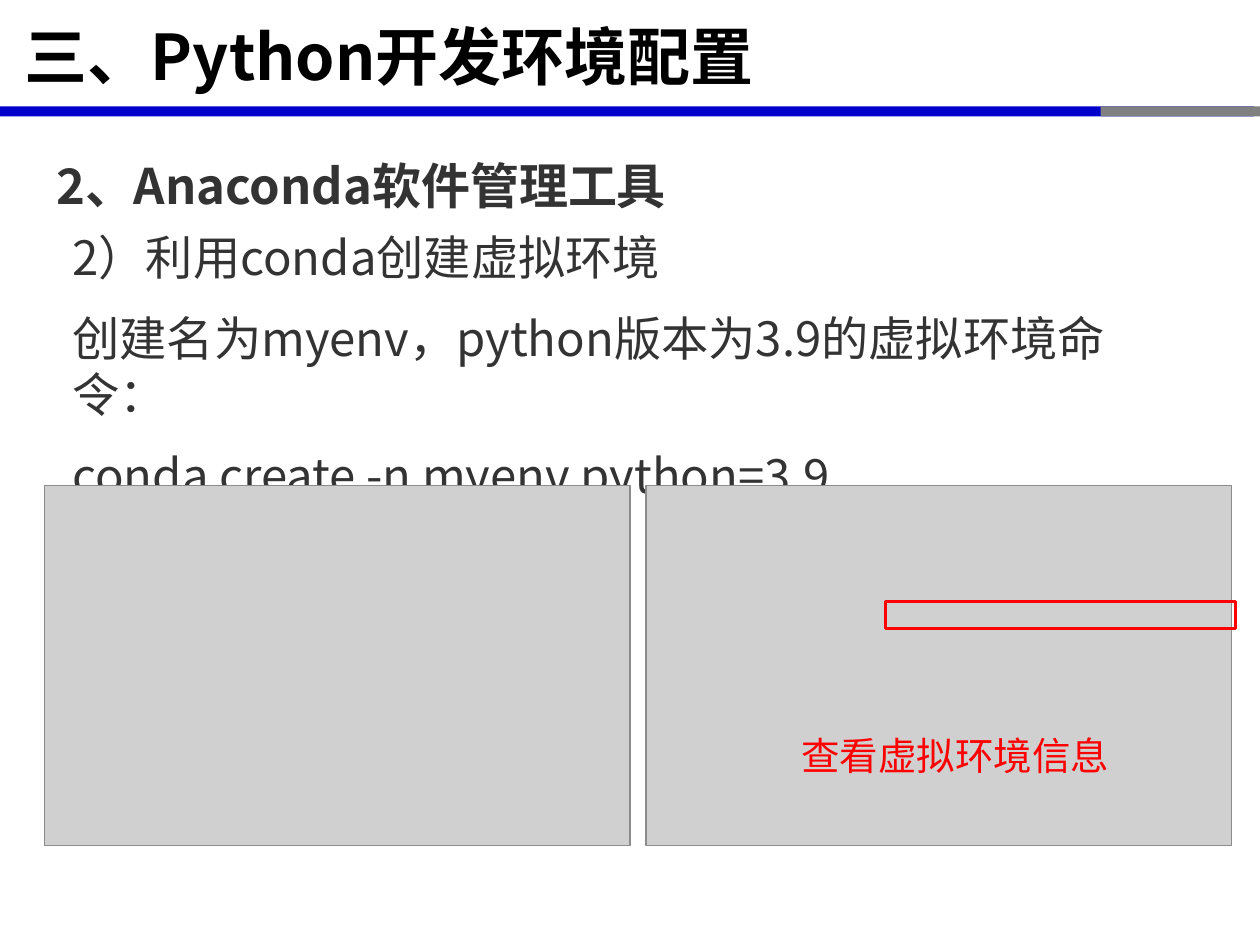
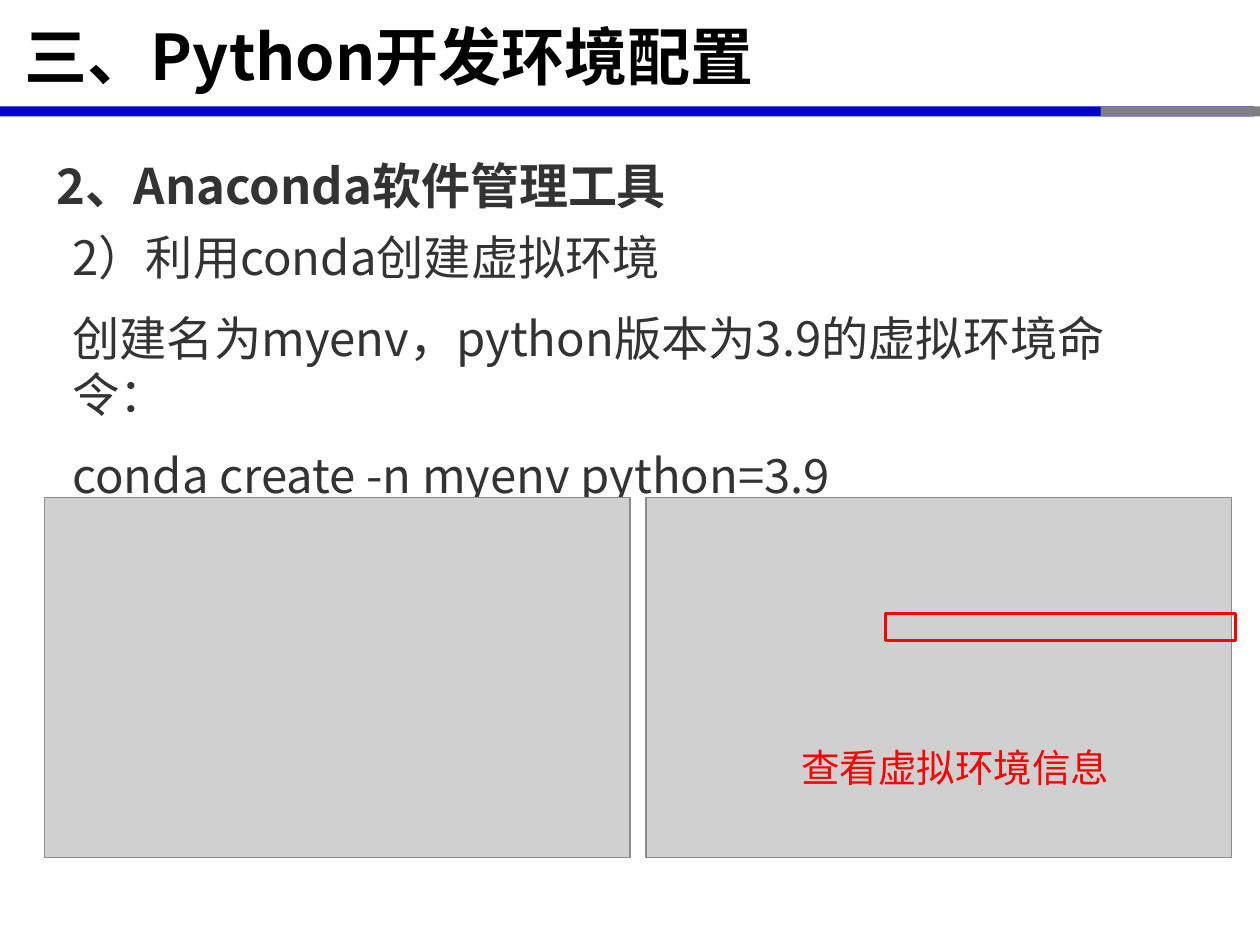
Before and after one commit to xinluo2018/open-source-gis-course, a slide deck: slide 31 of 第3章-开源GIS软件开发环境-6课时/第3章-开源GIS软件开发环境-Python开发环境配置-4学时.pptx. Drawn at 1260x945 pixels with LibreOffice and Linux fonts; fonts in the diff are those of the drawing; grey boxes stand for pictures. Boxes give left, top, right and bottom in pixels: in the first picture for what was removed or moved away, otherwise in the second. Text is boxed around its words. In the diff, an @@ line names an element or a change of style, - is before the commit and + after.

```diff
--- a/第3章-开源GIS软件开发环境-6课时/第3章-开源GIS软件开发环境-Python开发环境配置-4学时.pptx
+++ b/第3章-开源GIS软件开发环境-6课时/第3章-开源GIS软件开发环境-Python开发环境配置-4学时.pptx
@@ rectangle: place and size @@
-rectangle at bbox=[886, 601, 1236, 627]
+rectangle at bbox=[886, 614, 1236, 640]
@@ 2 pictures, 1 text: place and size @@
-2 pictures, 1 text at bbox=[44, 486, 1232, 847]
+2 pictures, 1 text at bbox=[44, 498, 1232, 858]
```
Also in this commit, not shown: 3 other slides changed, 3 other files.
